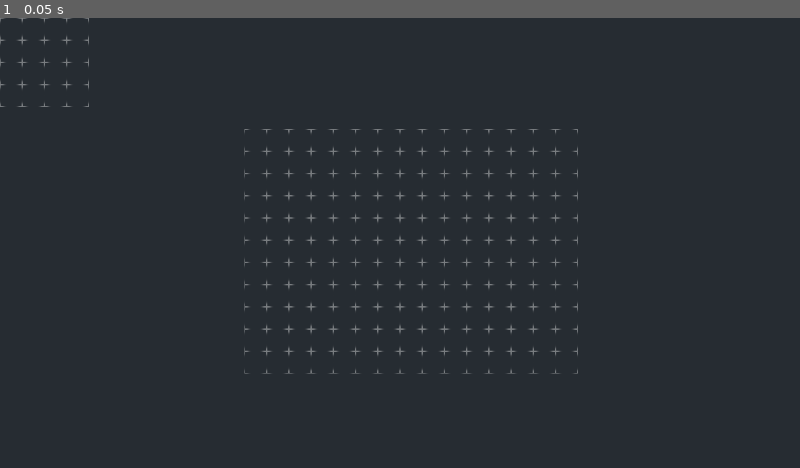
Above: before the commit, frame 1.
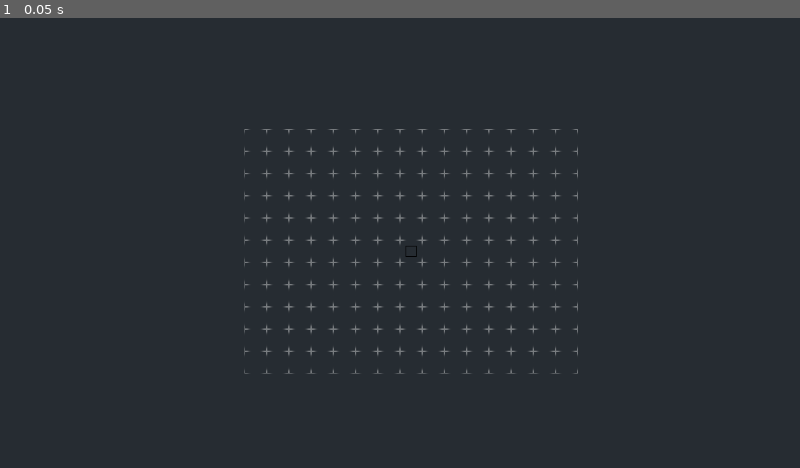
Above: after the commit, the same moment.

Repository: Greatmystic/DecorWizard
Game: Godot game, scene res://Content/Scenes/main.tscn
Same seed, same stepped clock (60 frames per second), same inputs: the game is played once before the commit and once after it.
Inputs:
- Up to frame 1 (0.05 s): no input

The runs differ from the first frame. In frame 1, 0.1% of the frame differs, in the area x 0-53%, y 0-54%.

Commit message:
Finished grid selection system

Diff:
--- a/Content/Scenes/main.tscn
+++ b/Content/Scenes/main.tscn
@@ -9,6 +9,8 @@
 texture = ExtResource("1_hwug3")
 texture_region_size = Vector2i(32, 32)
 0:0/0 = 0
+0:0/0/z_index = -2
+0:0/0/custom_data_0 = true
 
 [sub_resource type="TileSetAtlasSource" id="TileSetAtlasSource_02j58"]
 texture = ExtResource("2_au86j")
@@ -28,8 +30,12 @@
 tile_set = SubResource("TileSet_rbp8s")
 collision_animatable = true
 format = 2
+layer_0/name = "GridBase"
 layer_0/tile_data = PackedInt32Array(458766, 0, 0, 524302, 0, 0, 589838, 0, 0, 655374, 0, 0, 720910, 0, 0, 786446, 0, 0 …(2227 unchanged characters)…
+layer_1/name = "Blocks"
 layer_1/tile_data = PackedInt32Array()
+layer_2/name = "Selection"
+layer_2/tile_data = PackedInt32Array()
 script = ExtResource("1_hrjxc")
 
 [node name="CanvasLayer" type="CanvasLayer" parent="."]
--- a/Content/Scripts/Level.gd
+++ b/Content/Scripts/Level.gd
@@ -1,23 +1,25 @@
 extends TileMap
 
-var GridSize = 4
-var Dic = {}
+var selectedTile
+var selectionLayer = 2
 
 func _ready():
-	for x in GridSize:
-		for y in GridSize:
-			Dic[str(Vector2(x,y))] ={
-			"Type" : "Grass"
-			}
-			set_cell(0, Vector2(x, y), 0, Vector2i(0,0), 0)
 
-# Called every frame. 'delta' is the elapsed time since the previous frame.
-func _process(delta):
-	var tile = local_to_map(get_global_mouse_position())
+	selectedTile = Vector2i(0,0);
 
-	for x in GridSize:
-		for y in GridSize:
-			erase_cell(1, Vector2(x, y))
 
-		if Dic.has(str(tile)):
-			set_cell(1, tile, 1, Vector2i(0,0), 0)
+
+func _process(_delta):
+
+	#get new selection
+	var newSelectedTile = local_to_map(get_global_mouse_position())
+
+	if (selectedTile != newSelectedTile):
+
+		#erase and replace old selection with new
+		erase_cell(selectionLayer, selectedTile)
+		selectedTile = newSelectedTile
+
+		# write only if tile is writable
+		if (get_cell_tile_data(0, selectedTile)):
+			set_cell(selectionLayer, selectedTile, 2, Vector2i(0,0), 0)
